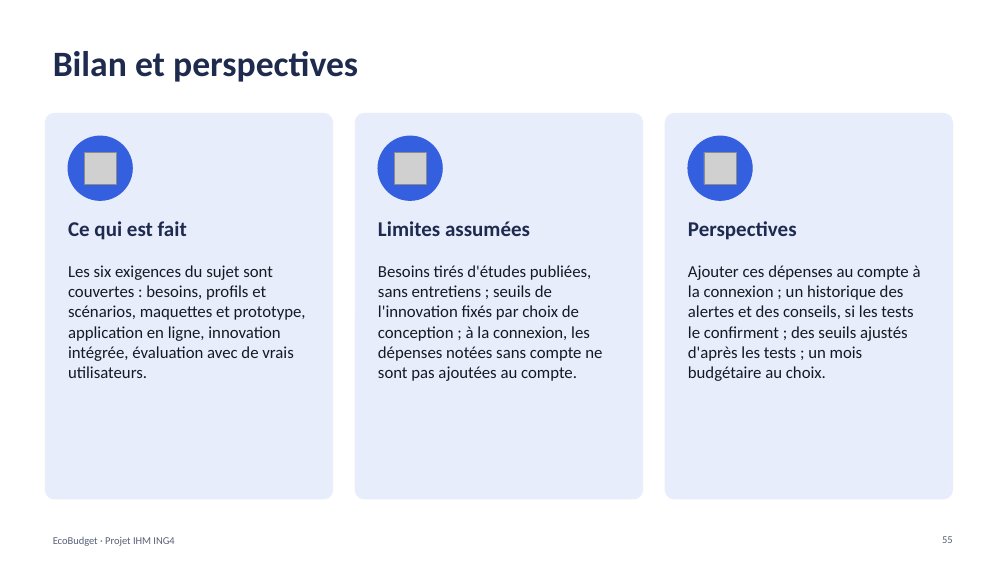
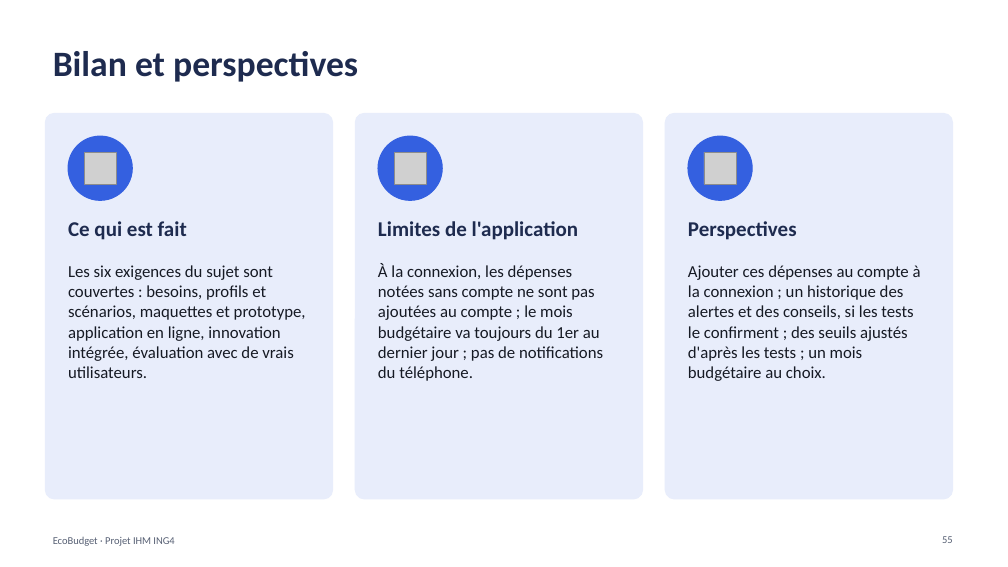
Before and after one commit to kaderouadahi/EcoBudget, a slide deck: slide 55 of livrables/EcoBudget.pptx. Drawn at 1008x567 pixels with LibreOffice and Linux fonts; fonts in the diff are those of the drawing; grey boxes stand for pictures. Boxes give left, top, right and bottom in pixels: in the first picture for what was removed or moved away, otherwise in the second. Text is boxed around its words. In the diff, an @@ line names an element or a change of style, - is before the commit and + after.

```diff
--- a/livrables/EcoBudget.pptx
+++ b/livrables/EcoBudget.pptx
@@ text at (x1=378, y1=221, x2=579, y2=240): text changed @@
-Limites assumées
+Limites de l'application
@@ text at (x1=378, y1=264, x2=603, y2=381): text changed @@
-Besoins tirés d'études publiées, sans entretiens ; seuils de l'innovation fixés par choix de conception ; à la connexion, les dépenses notées sans compte ne sont pas ajoutées au compte.
+À la connexion, les dépenses notées sans compte ne sont pas ajoutées au compte ; le mois budgétaire va toujours du 1er au dernier jour ; pas de notifications du téléphone.
```
Also in this commit, not shown: 1 slide added.
